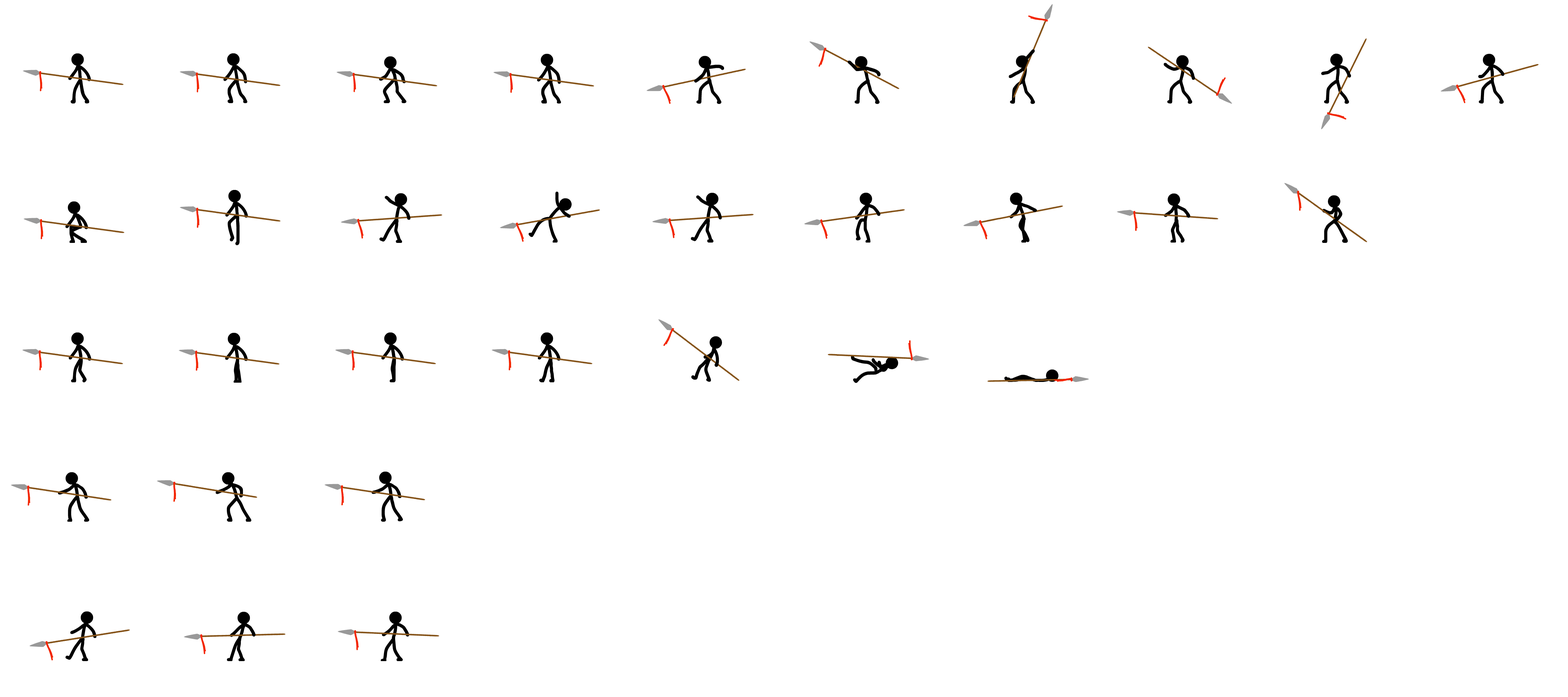
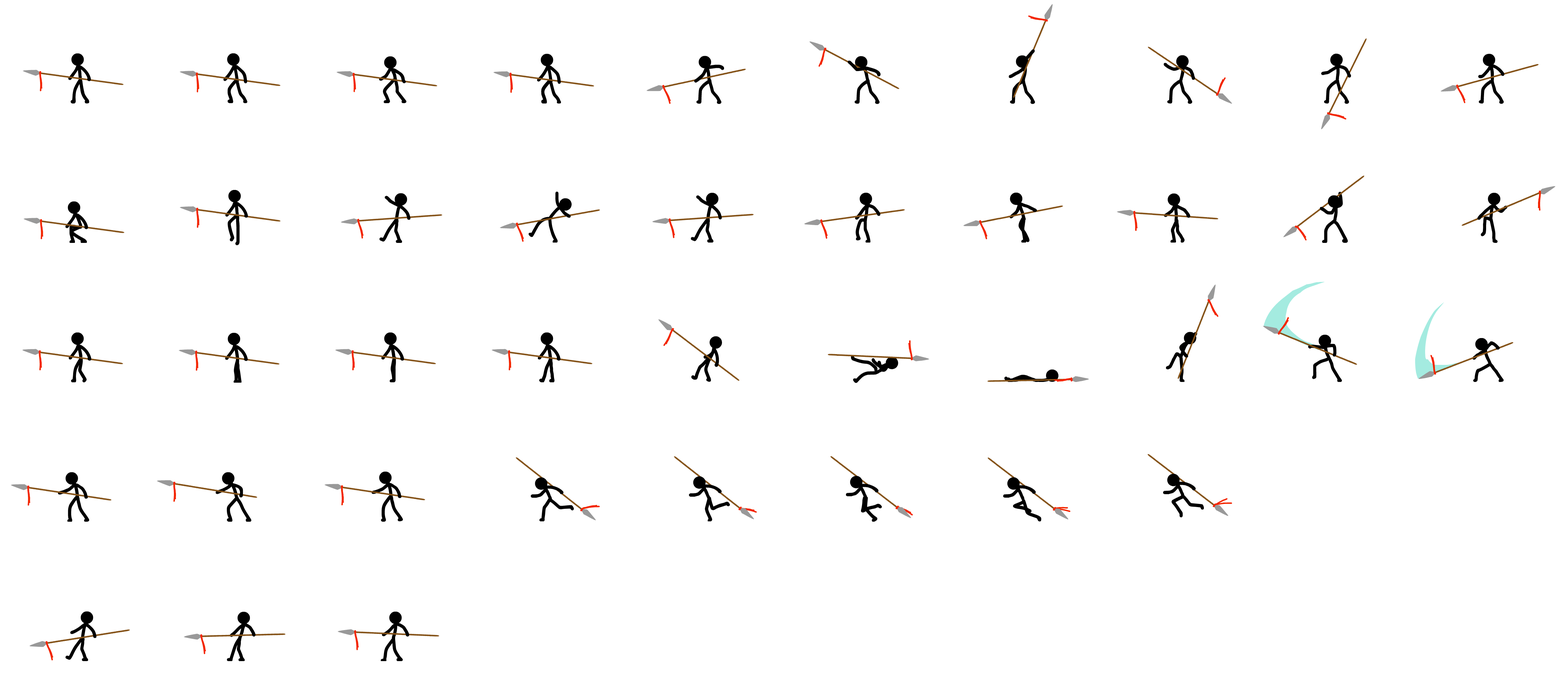
Before/after of a 1568px x 697px layered artwork. What changed in the layer stack:
hid group "Effects" (8 layers) over bbox(235, 69, 561, 84)
added group "heavy" (2nd of 2, in "Render") with 4 layers in group "Render" over bbox(1165, 186, 1556, 382)
added layer "heavy5" in group "heavy" over bbox(1415, 302, 1514, 382)
added layer "heavy4" in group "heavy" over bbox(1262, 281, 1358, 382)
added layer "heavy3" in group "heavy" over bbox(1165, 284, 1219, 382)
added layer "heavy2" in group "heavy" over bbox(1461, 186, 1556, 243)
renamed "spear_block2" to "block2", painted on it over bbox(1282, 175, 1368, 243)
added group "run" with 5 layers in group "Render" over bbox(515, 454, 1233, 522)
added layer "run5" in group "run" over bbox(1147, 454, 1233, 518)
added layer "run4" in group "run" over bbox(987, 457, 1071, 522)
added layer "run3" in group "run" over bbox(830, 456, 913, 522)
added layer "run2" in group "run" over bbox(673, 456, 757, 522)
added layer "run1" in group "run" over bbox(515, 457, 601, 522)
renamed "high attack2" to "light2", painted on it over bbox(83, 494, 88, 498)
painted on "walk2" over bbox(87, 357, 92, 361)
painted on "idle4" over bbox(509, 69, 561, 103)
painted on "idle2" over bbox(235, 79, 248, 88)
